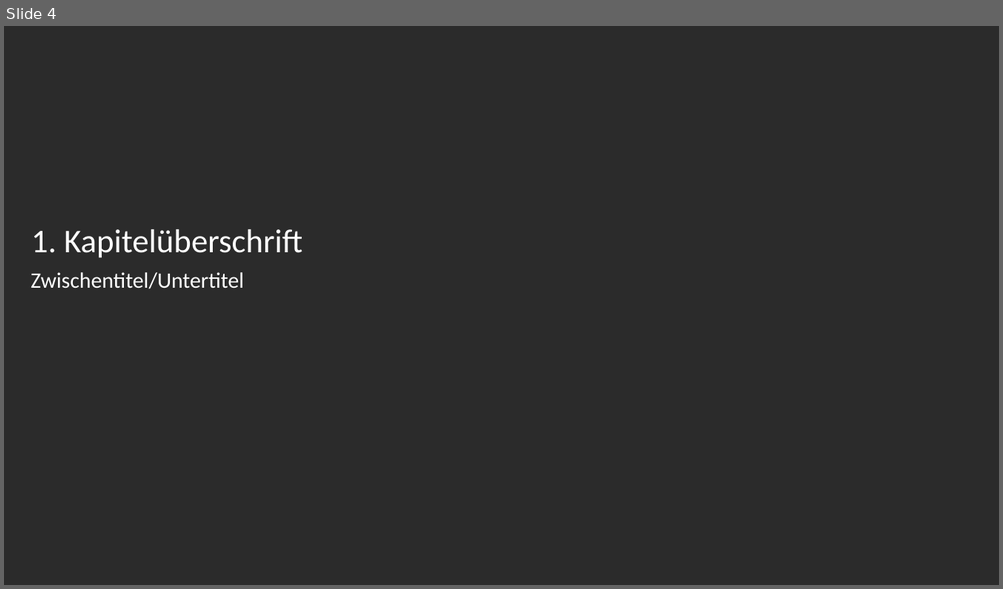
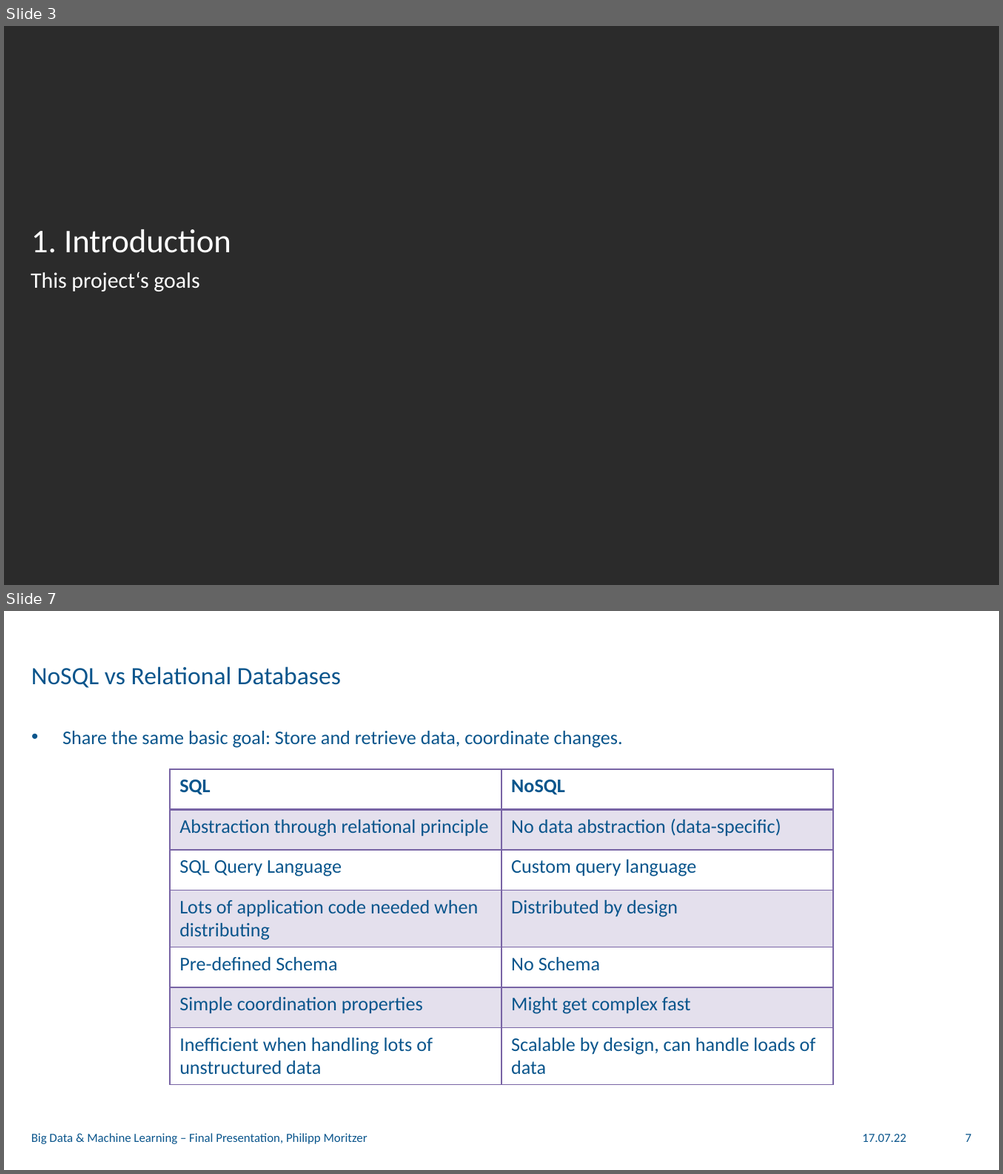
Before and after one commit to philippmoritzer/bd-ml-project, a slide deck: docs/presentation.pptx. Shown one above the other, each under a label of ours: slide 4 before the commit, slides 3 and 7 after it; the slides between them are not shown. The pictures are 1003x589 and 1003x1174 pixels, drawn with LibreOffice and Linux fonts; fonts in the diff are those of the drawing; background and template pictures are left out; a plain dark background stands for a picture behind light text. Boxes give left, top, right and bottom in pixels: in the first picture for what was removed or moved away, otherwise in the second. Text is boxed around its words. In the diff, an @@ line names an element or a change of style, - is before the commit and + after.

Commit message:
spelling

```diff
--- a/docs/presentation.pptx
+++ b/docs/presentation.pptx
@@ slide 7 added at (4,611,999,1170), background picture (left out) @@
@@ title added at (31,667,341,688), 18 pt, text #0A558C @@
+NoSQL vs Relational Databases
@@ text added at (62,731,623,748), 14 pt, text #0A558C @@
+• Share the same basic goal: Store and retrieve data, coordinate changes.
@@ table added at (170,769,833,1083), 7 rows, 2 columns @@
+SQL | NoSQL
+Abstraction through relational principle | No data abstraction (data-specific)
+SQL Query Language | Custom query language
+Lots of application code needed when distributing | Distributed by design
+Pre-defined Schema | No Schema
+Simple coordination properties | Might get complex fast
+Inefficient when handling lots of unstructured data | Scalable by design, can handle loads of data
@@ text added at (31,1133,367,1145), 9 pt, text #0A558C @@
+Big Data & Machine Learning – Final Presentation, Philipp Moritzer
@@ text added at (862,1134,906,1142), 9 pt, text #0A558C @@
+17.07.22
@@ page number added at (965,1134,971,1142), 9 pt, text #0A558C @@
+7
@@ what was slide 4 is now slide 3 @@
@@ slide 3 changed as well @@
@@ title at (31,230,231,253): text changed @@
-1. Kapitelüberschrift
+1. Introduction
@@ text at (31,272,199,292): text changed @@
-Zwischentitel/Untertitel
+This project‘s goals
```
Also in this commit, not shown: 13 other slides changed, 19 other slides added, 11 slides removed.
